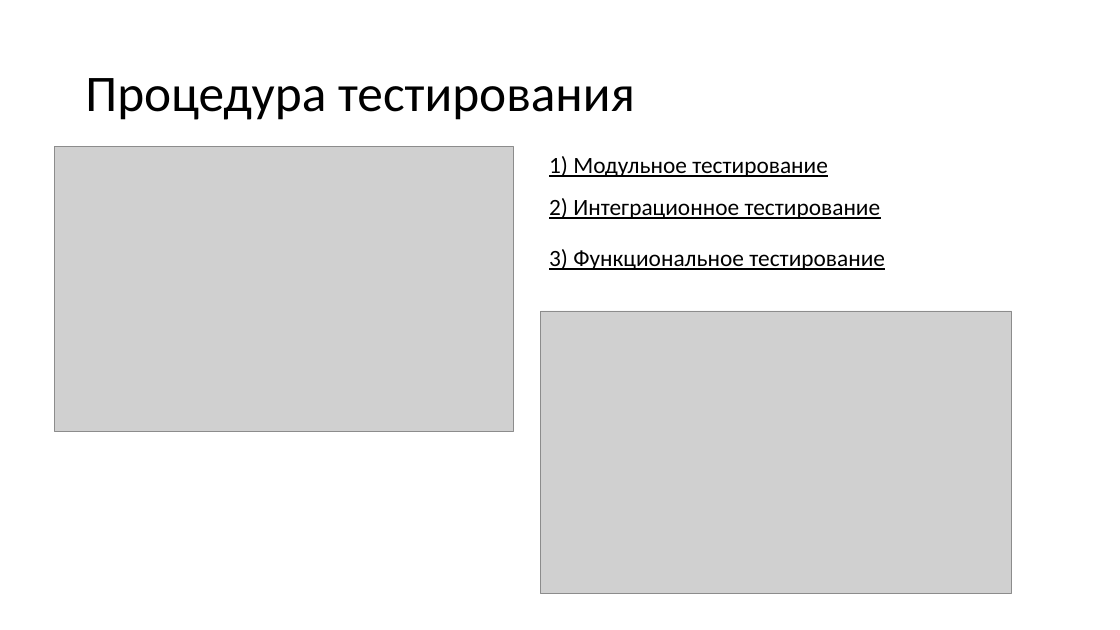
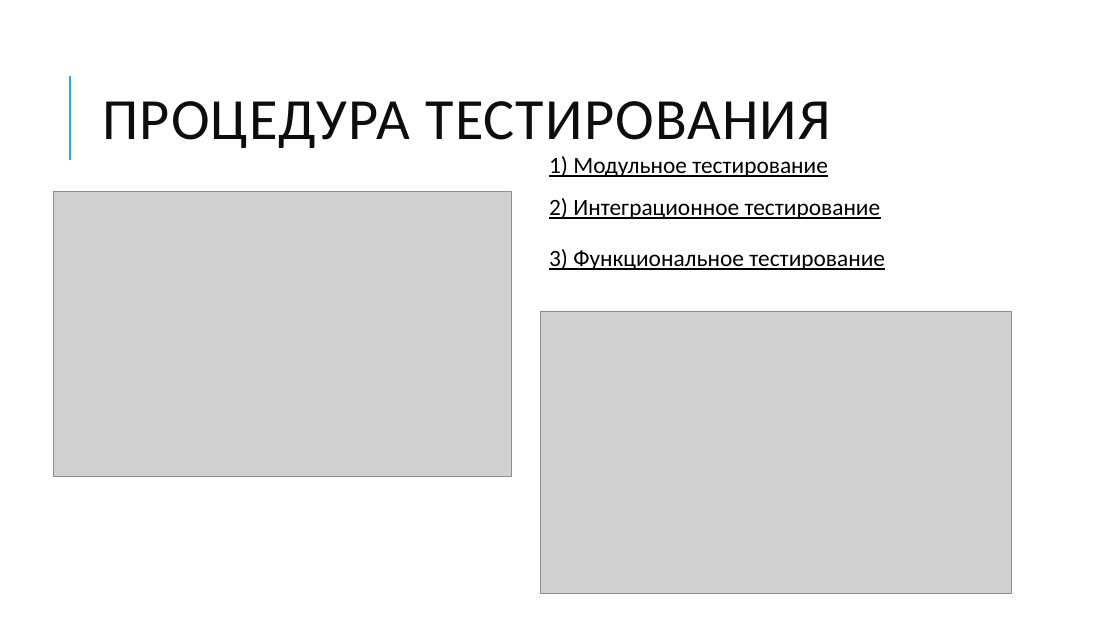
Before and after one commit to N0tilT/Timelon, a slide deck: slide 23 of docs/Timelon.pptx. Drawn at 1120x630 pixels with LibreOffice and Linux fonts; fonts in the diff are those of the drawing; grey boxes stand for pictures. Boxes give left, top, right and bottom in pixels: in the first picture for what was removed or moved away, otherwise in the second. Text is boxed around its words. In the diff, an @@ line names an element or a change of style, - is before the commit and + after.

```diff
--- a/docs/Timelon.pptx
+++ b/docs/Timelon.pptx
@@ line added from (70, 160) to (70, 76), #1CADE4 1.5 pt @@
@@ title at [102, 101, 831, 148]: text changed; size 44 to 50 pt; text colour #000000 to #0D0D0D @@
-Процедура тестирования
+ПРОЦЕДУРА ТЕСТИРОВАНИЯ
@@ picture: place and size @@
-picture at [55, 146, 513, 431]
+picture at [53, 192, 512, 476]
```
Also in this commit, not shown: 24 other slides changed.
